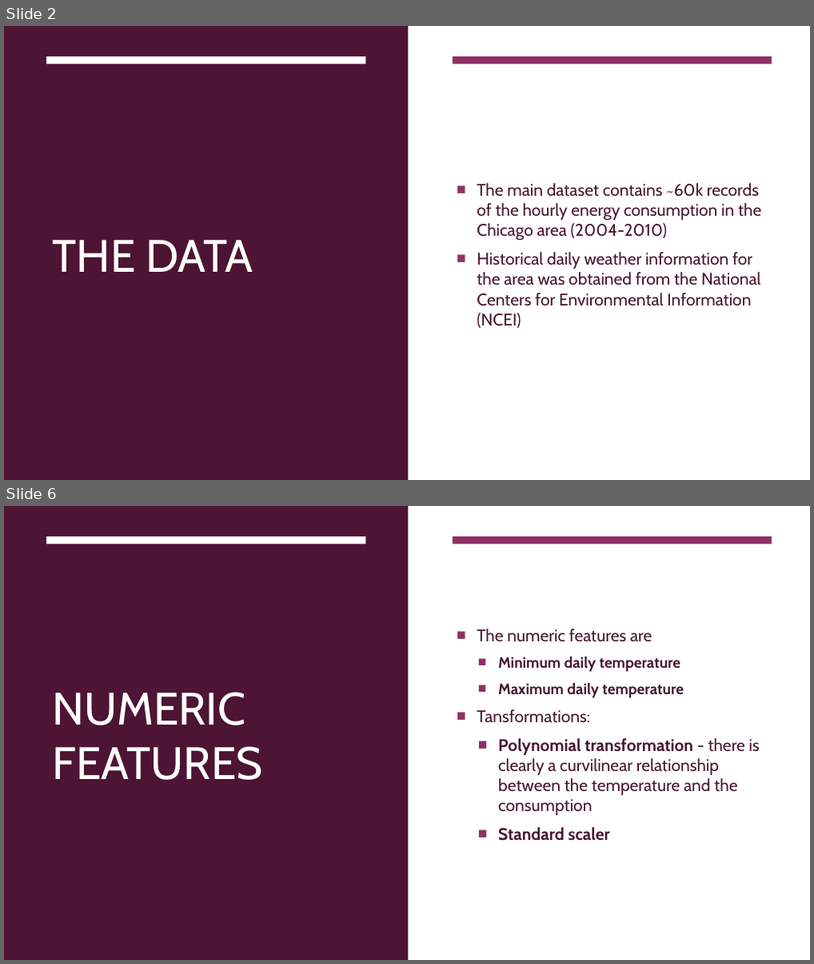
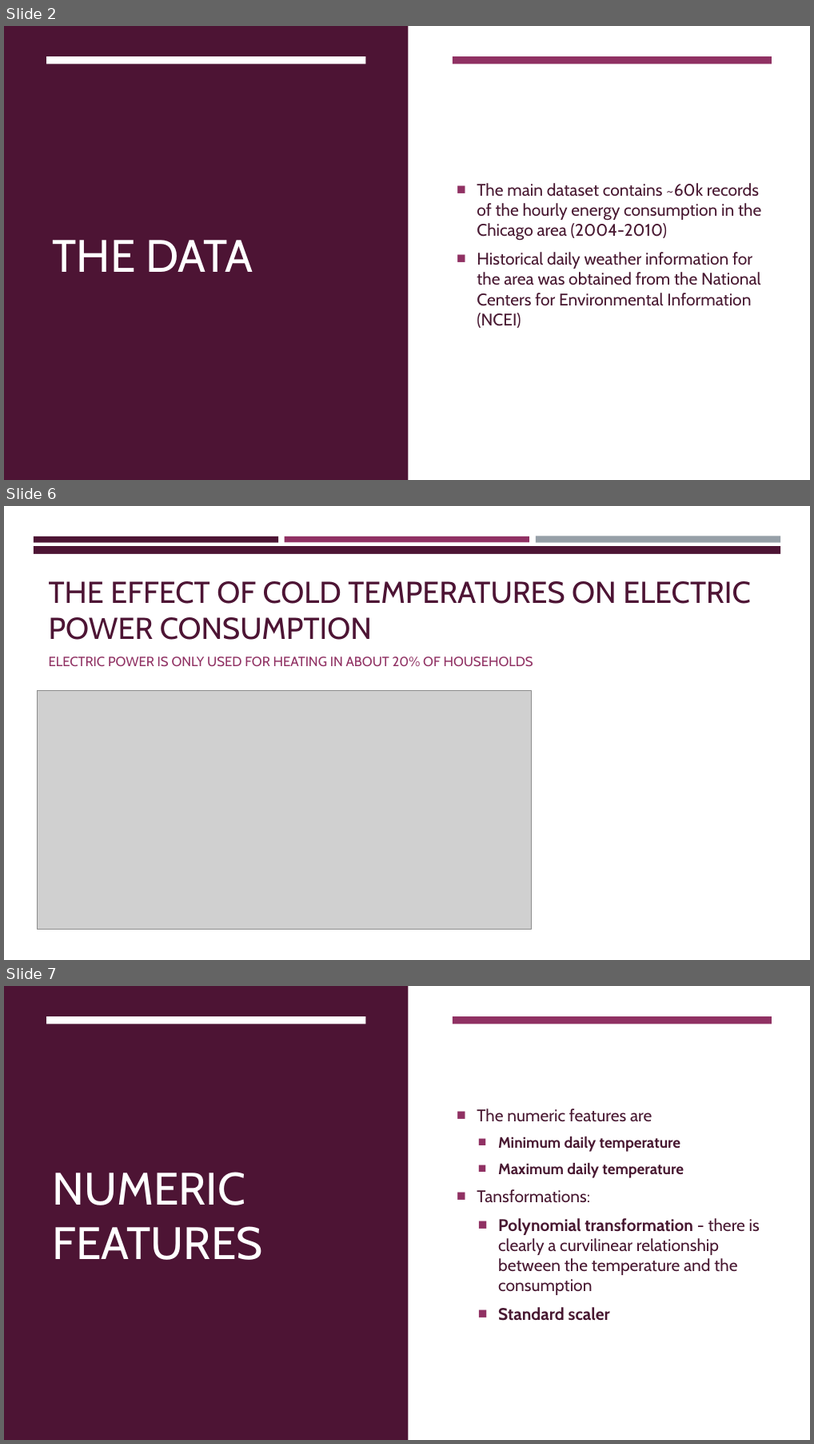
Before and after one commit to rudymalhi/data-science-course-final-project, a slide deck: Energy Consumtion Presentation.pptx. Shown one above the other, each under a label of ours: slides 2 and 6 before the commit, slides 2, 6 and 7 after it; the slides between them are not shown. The pictures are 814x964 and 814x1444 pixels, drawn with LibreOffice and Linux fonts; fonts in the diff are those of the drawing; grey boxes stand for pictures. Boxes give left, top, right and bottom in pixels: in the first picture for what was removed or moved away, otherwise in the second. Text is boxed around its words. In the diff, an @@ line names an element or a change of style, - is before the commit and + after.

```diff
--- a/Energy Consumtion Presentation.pptx
+++ b/Energy Consumtion Presentation.pptx
@@ slide 6 added at bbox=[4, 506, 810, 960], background #FFFFFF @@
@@ rectangle added at bbox=[34, 546, 782, 629], fill #4D1434 @@
@@ rectangle added at bbox=[34, 536, 278, 542], fill #4D1434 @@
@@ rectangle added at bbox=[285, 536, 530, 542], fill #903163 @@
@@ rectangle added at bbox=[536, 536, 781, 543], fill #969FA7 @@
@@ rectangle added at bbox=[4, 554, 810, 960], fill #FFFFFF @@
@@ title added at bbox=[49, 581, 751, 640], 36 pt, text #4D1434 @@
+THE EFFECT OF COLD TEMPERATURES ON ELECTRIC POWER CONSUMPTION
@@ text added at bbox=[49, 656, 534, 667], 16 pt, text #903163 @@
+ELECTRIC POWER IS ONLY USED FOR HEATING IN ABOUT 20% OF HOUSEHOLDS
@@ picture added at bbox=[38, 691, 531, 929] @@
@@ what was slide 6 is now slide 7 @@
```
Also in this commit, not shown: 2 slides changed, 2 other slides added, 2 slides removed.
